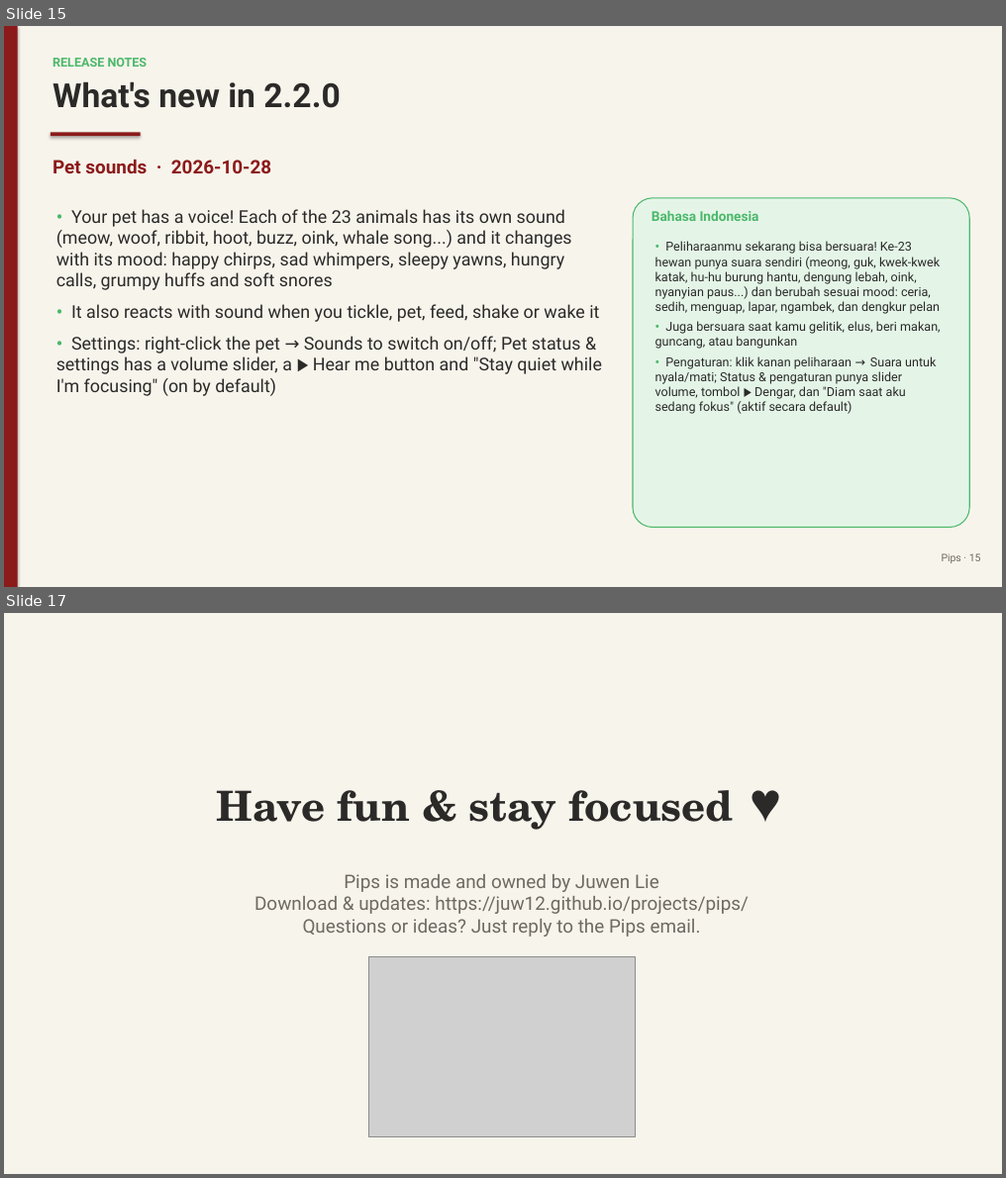
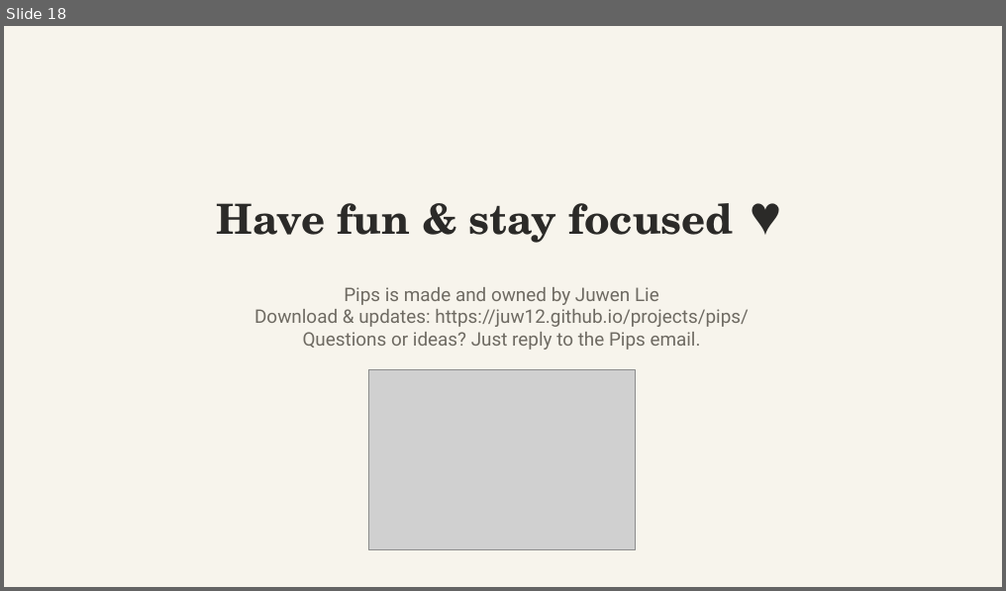
Before and after one commit to juw12/projects, a slide deck: apps/pips/web/download/Pips-Guide.pptx. Shown one above the other, each under a label of ours: slides 15 and 17 before the commit, slide 18 after it; the slides between them are not shown. The pictures are 1006x1178 and 1006x591 pixels, drawn with LibreOffice and Linux fonts; fonts in the diff are those of the drawing; grey boxes stand for pictures. Boxes give left, top, right and bottom in pixels: in the first picture for what was removed or moved away, otherwise in the second. Text is boxed around its words. In the diff, an @@ line names an element or a change of style, - is before the commit and + after.

Commit message:
pips 2.3.0: Friends, levels & achievements

```diff
--- a/apps/pips/web/download/Pips-Guide.pptx
+++ b/apps/pips/web/download/Pips-Guide.pptx
@@ slide 15 removed at (4,26,1002,587), background #F7F4EC @@
@@ rectangle removed at (4,26,18,587) @@
@@ text removed at (53,58,148,67) @@
-RELEASE NOTES
@@ text removed at (53,81,340,108) @@
-What's new in 2.2.0
@@ rectangle removed at (51,132,141,136) @@
@@ text removed at (53,160,271,174) @@
-Pet sounds · 2026-10-28
@@ rounded rectangle removed at (633,198,969,528) @@
@@ text removed at (56,209,602,396) @@
-• Your pet has a voice! Each of the 23 animals has its own sound (meow, woof, ribbit, hoot, buzz, oink, whale song...) and it changes with its mood: happy chirps, sad whimpers, sleepy yawns, hungry calls, grumpy huffs and soft snores
-• It also reacts with sound when you tickle, pet, feed, shake or wake it
-• Settings: right-click the pet → Sounds to switch on/off; Pet status & settings has a volume slider, a ▶ Hear me button and "Stay quiet while I'm focusing" (on by default)
@@ text removed at (651,211,759,221) @@
-Bahasa Indonesia
@@ text removed at (655,241,941,414) @@
-• Peliharaanmu sekarang bisa bersuara! Ke-23 hewan punya suara sendiri (meong, guk, kwek-kwek katak, hu-hu burung hantu, dengung lebah, oink, nyanyian paus...) dan berubah sesuai mood: ceria, sedih, menguap, lapar, ngambek, dan dengkur pelan
-• Juga bersuara saat kamu gelitik, elus, beri makan, guncang, atau bangunkan
-• Pengaturan: klik kanan peliharaan → Suara untuk nyala/mati; Status & pengaturan punya slider volume, tombol ▶ Dengar, dan "Diam saat aku sedang fokus" (aktif secara default)
@@ text removed at (942,554,981,564) @@
-Pips · 15
@@ what was slide 17 is now slide 18 @@
```
Also in this commit, not shown: 6 slides changed, 2 slides added, 9 other files.
